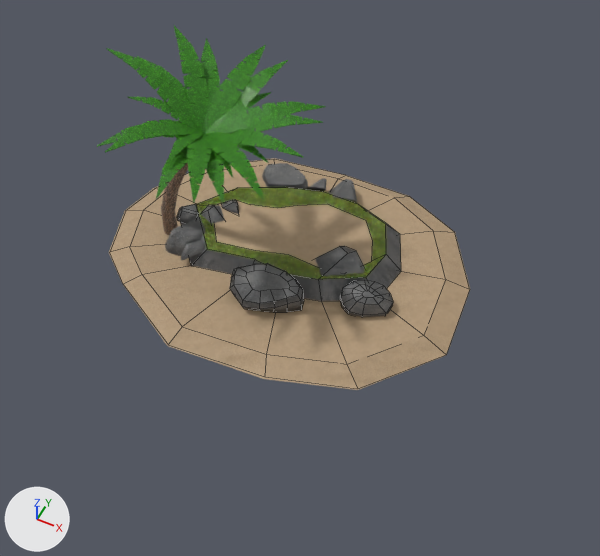
An edit to the Blender file Assets/Models/Island_1/Island_1.blend, drawn before and after from the same camera.
One viewpoint serves both versions: a 50 mm lens placed at (4.34, -7.98, 9.63), pointed at (0.67, -0.64, 0.46). Lighting does not change. The marker at lower left points along +X, +Y and +Z. The older version comes first. Mesh edges are drawn as thin lines on the coarser meshes.
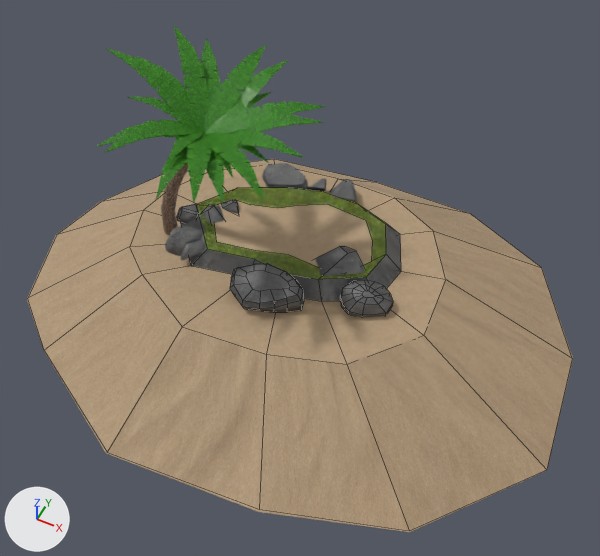
Pixel boxes (x1, y1, x2, y2) of what changed, in the pictures (600 x 556 px):
'Cube.052', reshaped (51% wider, 61% taller)
    before: (109, 158, 470, 390)
    after: (27, 159, 573, 532)

Diff of the bpy script that builds the scene:
```diff
--- a/Assets/Models/Island_1/Island_1.blend.py
+++ b/Assets/Models/Island_1/Island_1.blend.py
@@ me_cube_053 @@
 # used by ob_cube_052; location = (0.05, 0.18, 0.2); scale = (0.787, 0.787, 0.787)
-me_cube_053.from_pydata(...)  # 80 vertices, 57 faces; spans x -3.61..3.77, y -3.14..2.61, z -0.26..0.28
+me_cube_053.from_pydata(...)  # 80 vertices, 57 faces; spans x -5.64..6.11, y -4.91..4.25, z -1.72..0.28
+# me_cube_053 part 1: all 14 vertices in x -3.61..3.77, y -3.14..2.61, z -0.26..-0.24 are scaled about their middle by 1.59, then moved by (0.15, -0.06, -1.45)
 me_cube_053.materials.append(mat_sand)
```
